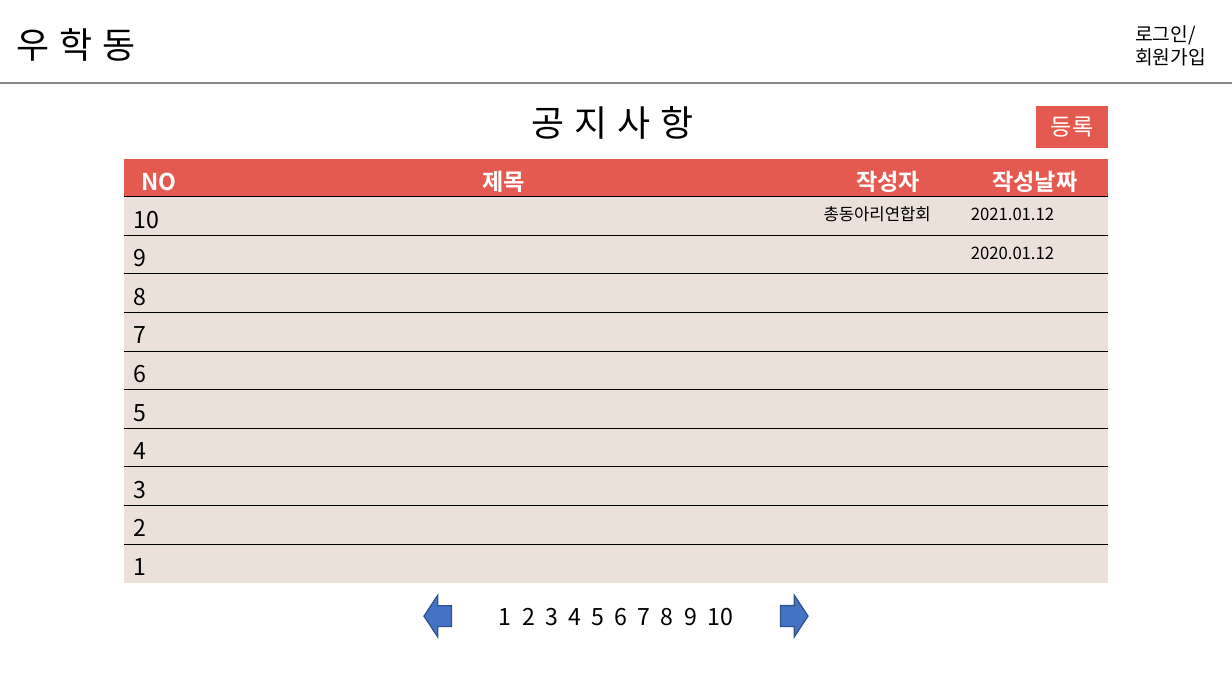
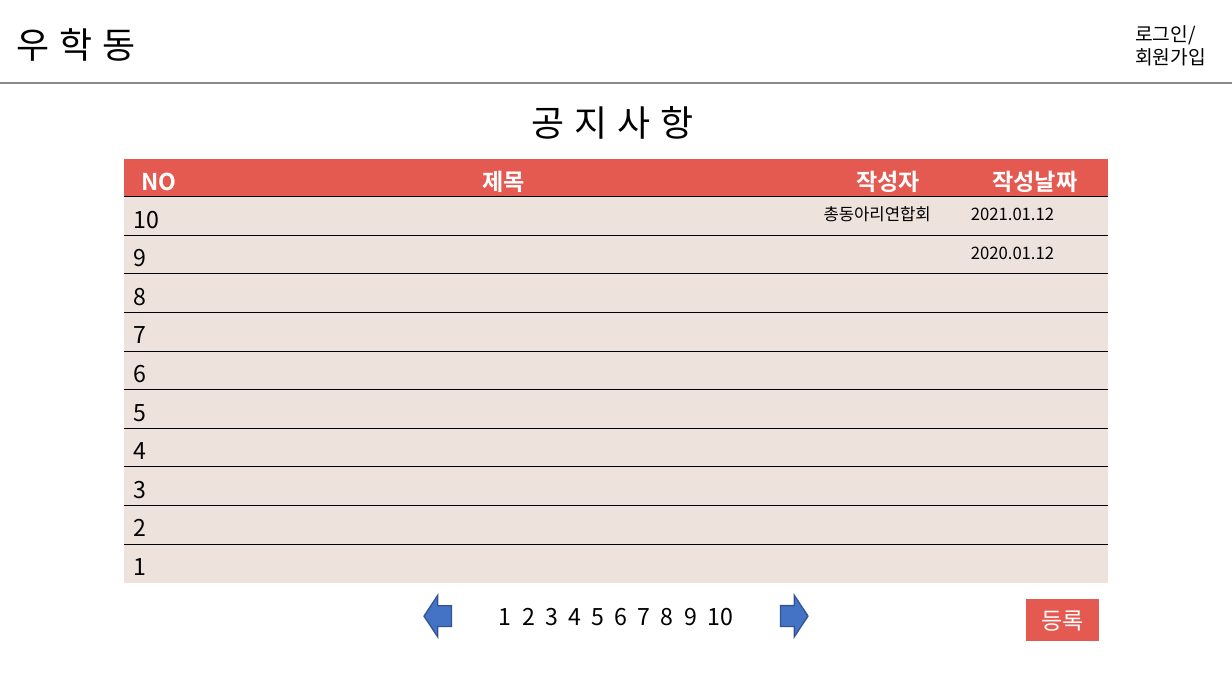
Before and after one commit to hyunniesss/ToyProject, a slide deck: slide 4 of document/와이어프레임/우학동_와이어프레임.pptx. Drawn at 1232x693 pixels with LibreOffice and Linux fonts; fonts in the diff are those of the drawing. Boxes give left, top, right and bottom in pixels: in the first picture for what was removed or moved away, otherwise in the second. Text is boxed around its words. In the diff, an @@ line names an element or a change of style, - is before the commit and + after.

```diff
--- a/document/와이어프레임/우학동_와이어프레임.pptx
+++ b/document/와이어프레임/우학동_와이어프레임.pptx
@@ rectangle "등록": place and size @@
-rectangle "등록" at bbox=[1037, 106, 1108, 147]
+rectangle "등록" at bbox=[1027, 600, 1098, 640]
```
Also in this commit, not shown: 16 other slides changed, 3 slides added.
